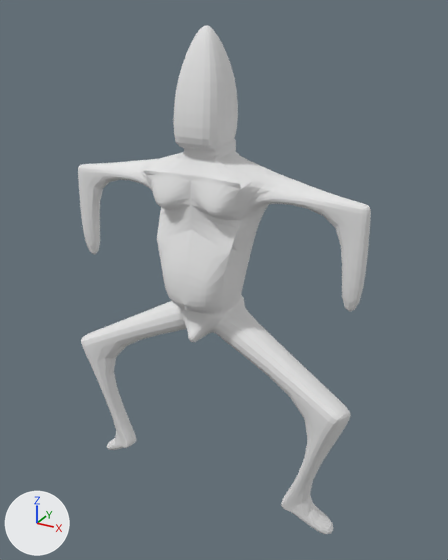
The Blender file xmasbudda.blend: old version first, new version second.
Rendered twice from a camera (50 mm lens) standing at (9.45, -16.16, 6.59) and looking at (0.4, 0.29, -1.64). Every picture has the same lights, and +X, +Y and +Z are marked at lower left.

Script lines for the objects in view, before the commit:
```python
me_cube = bpy.data.meshes.new('Cube')
me_cube.from_pydata(...)  # 121 vertices, 106 faces; spans x 0.0..5.3, y -1.5..1.3, z -10.6..6.2
me_cube.materials.append(mat_material)  # white #e7e7e7
ob_cube = bpy.data.objects.new('Cube', me_cube)
ob_cube.location = (0.0, 0.0, 0.0)
_m = ob_cube.modifiers.new('Subsurf', 'SUBSURF')
_m = ob_cube.modifiers.new('Mirror', 'MIRROR')
```
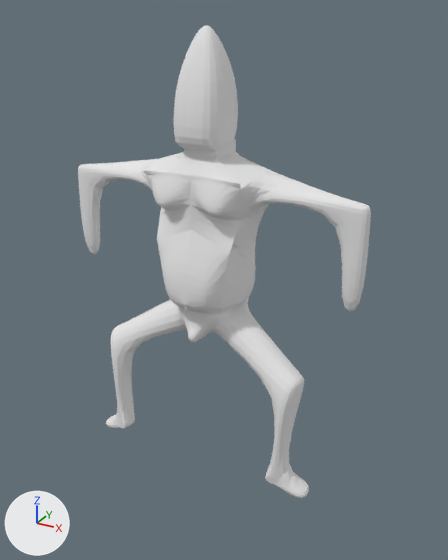
Commit message: back and legs

Where the change shows, as pixel boxes (x1, y1, x2, y2) in the pictures (448 x 560 px; the box of a moved part takes in the faces that stretch with it):
'Cube', reshaped (7% shorter)
    before: (78, 25, 371, 534)
    after: (78, 25, 371, 498)
part 1 of me_cube, moved or reshaped
    before: (81, 241, 351, 534)
    after: (106, 241, 309, 498)

The change, as a diff of the scene's bpy script:
```diff
--- a/xmasbudda.blend.py
+++ b/xmasbudda.blend.py
@@ me_cube @@
 # used by ob_cube; location = (0.0, 0.0, 0.0)
-me_cube.from_pydata(...)  # 121 vertices, 106 faces; spans x 0.0..5.3, y -1.5..1.3, z -10.6..6.2
+me_cube.from_pydata(...)  # 120 vertices, 108 faces; spans x 0.0..5.2, y -1.5..1.3, z -8.6..6.2
+# me_cube part 1
+# 2 vertices are removed from x 1.0, y -1.0..1.0, z -2.3
+# 10 faces are deleted
+# 9 vertices in x 3.0..3.7, y -0.9..-0.1, z -9.4..-9.1 move by (-0.4, -0.5, 1.4)
+# 3 vertices in x 3.2..3.4, y -0.8..-0.2, z -8.8 move by (-0.4, -0.6, 1.4)
+# 13 vertices move from x 1.1..5.3, y -1.1..0.8, z -10.6..-2.4 to x 1.7..4.6, y -1.5..0.4, z -8.6..-2.5
+# 1 vertex is added at (1.7, 1.1, -2.3)
+# 12 new faces join them
 me_cube.materials.append(mat_material)
```
